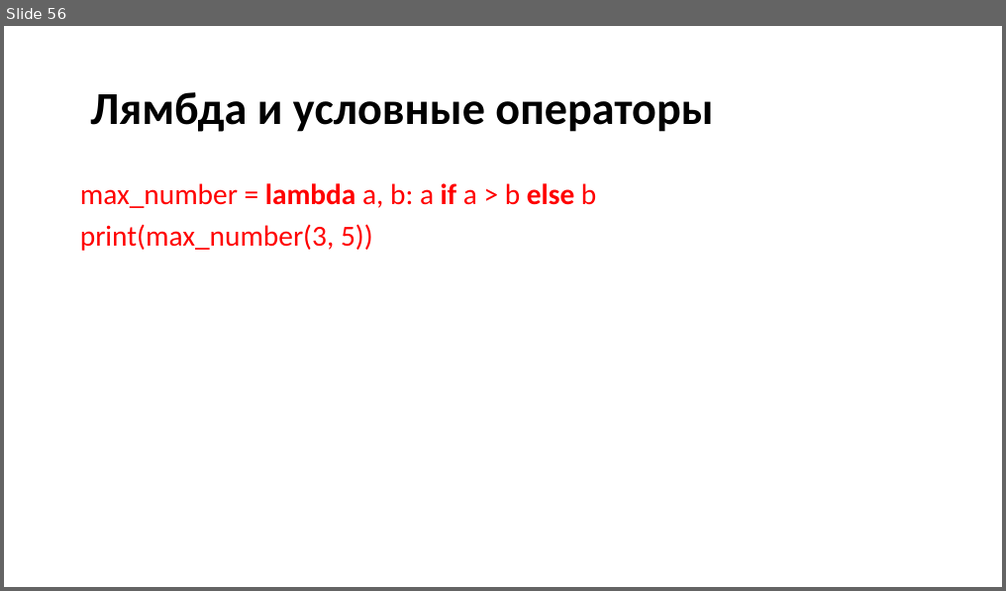
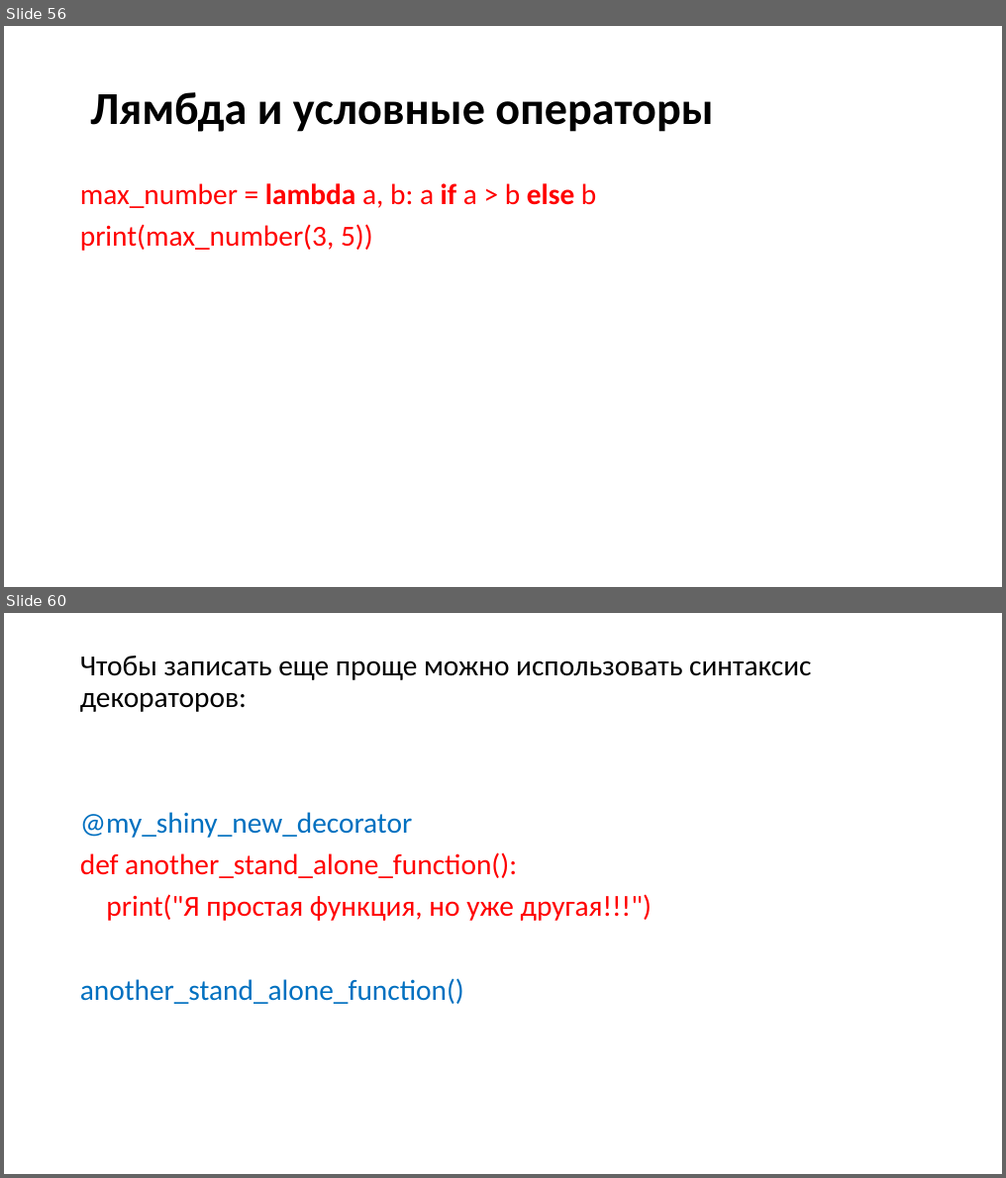
Before and after one commit to xDes-by/test, a slide deck: Презентация5.pptx. Shown one above the other, each under a label of ours: slide 56 before the commit, slides 56 and 60 after it; the slides between them are not shown. The pictures are 1006x591 and 1006x1178 pixels, drawn with LibreOffice and Linux fonts; fonts in the diff are those of the drawing. Boxes give left, top, right and bottom in pixels: in the first picture for what was removed or moved away, otherwise in the second. Text is boxed around its words. In the diff, an @@ line names an element or a change of style, - is before the commit and + after.

```diff
--- a/Презентация5.pptx
+++ b/Презентация5.pptx
@@ slide 60 added at [4, 613, 1002, 1174], background #FFFFFF @@
@@ text added at [80, 656, 811, 1004], 28 pt, text #FF0000 @@
+Чтобы записать еще проще можно использовать синтаксис декораторов:
+@my_shiny_new_decorator
+def another_stand_alone_function():
+print("Я простая функция, но уже другая!!!")
+another_stand_alone_function()
```
Also in this commit, not shown: 8 other slides added, 1 other file.
